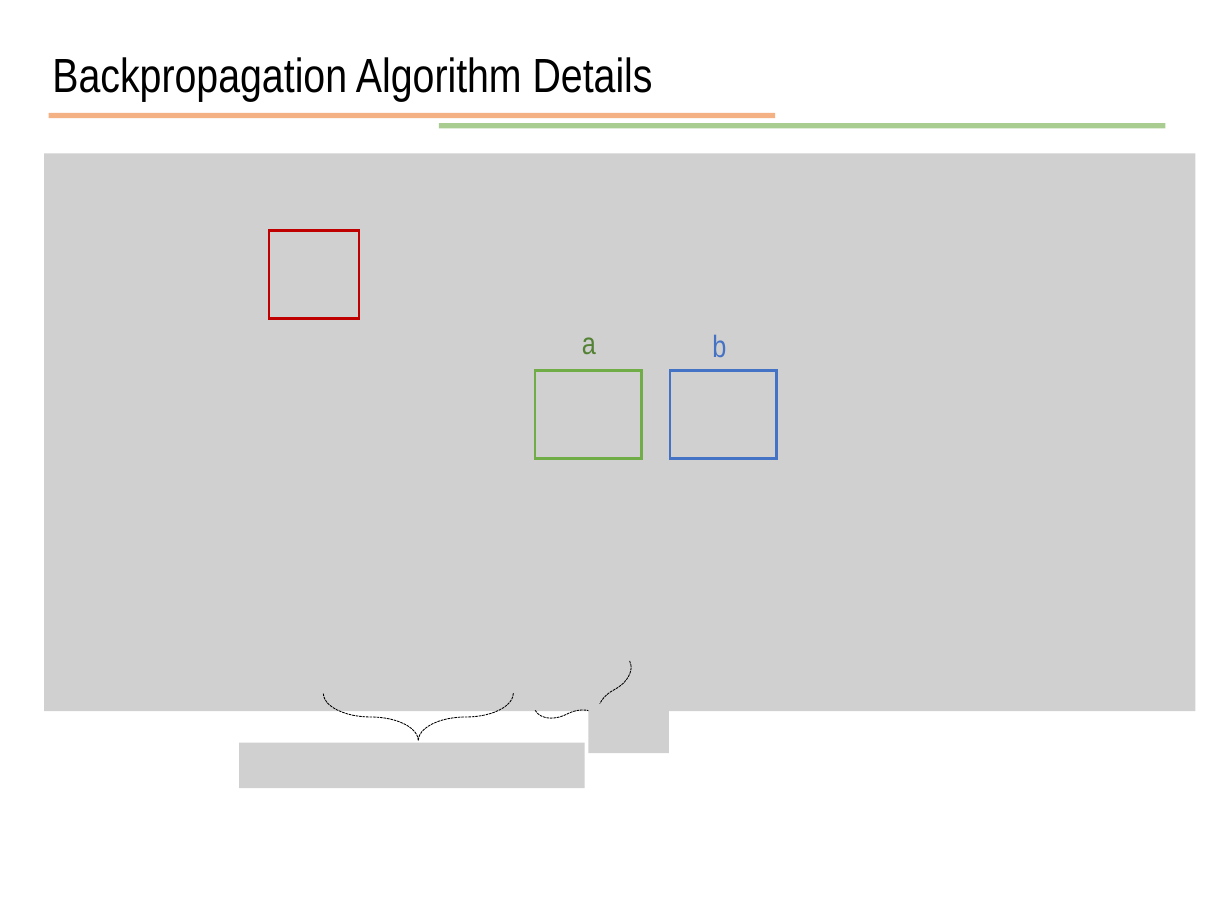
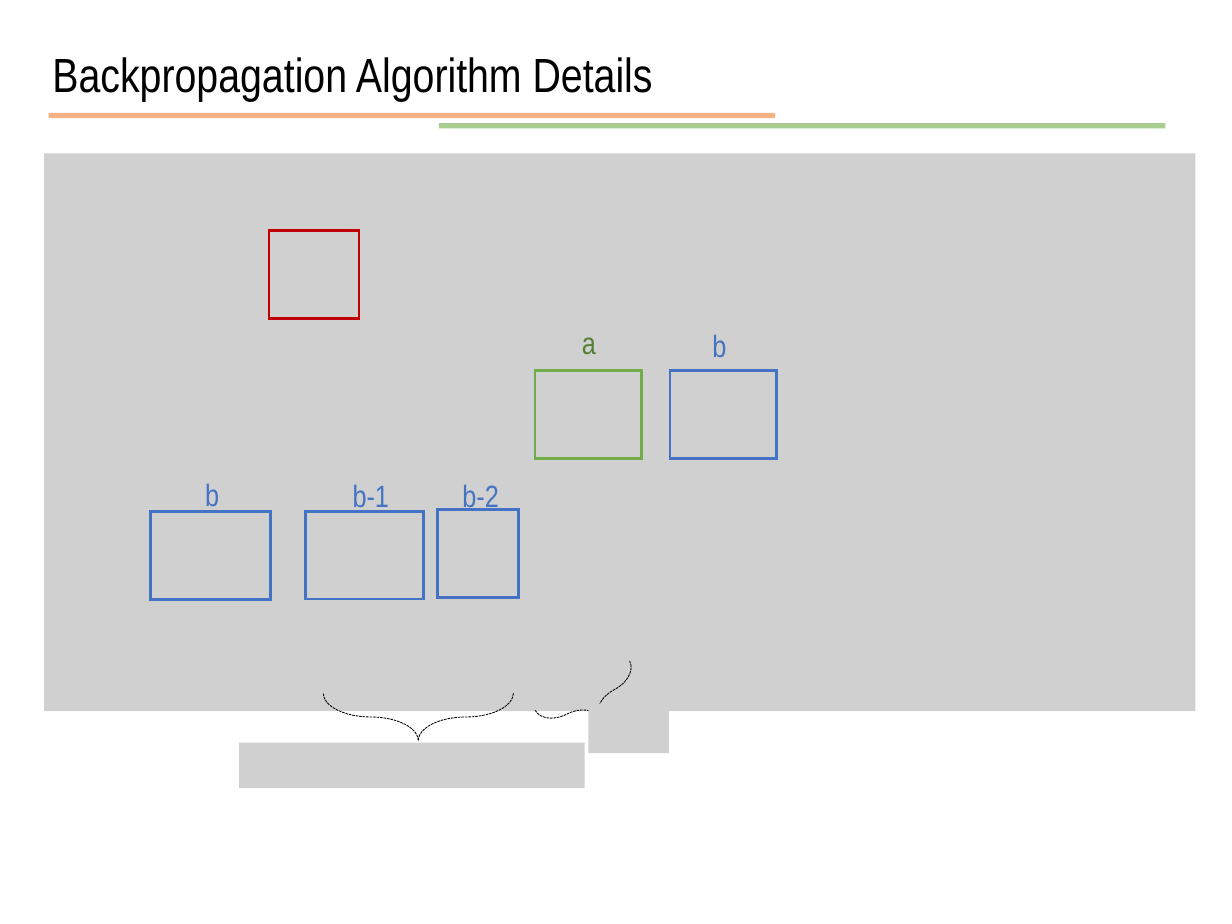
Before and after one commit to JunetaeKim/DeepLearningClass, a slide deck: slide 32 of Week7/week7 Backpropagation Algorithm Details.pptx. Drawn at 1232x924 pixels with LibreOffice and Linux fonts; fonts in the diff are those of the drawing; grey boxes stand for pictures. Boxes give left, top, right and bottom in pixels: in the first picture for what was removed or moved away, otherwise in the second. Text is boxed around its words. In the diff, an @@ line names an element or a change of style, - is before the commit and + after.

```diff
--- a/Week7/week7 Backpropagation Algorithm Details.pptx
+++ b/Week7/week7 Backpropagation Algorithm Details.pptx
@@ text added at bbox=[205, 483, 219, 512], 18 pt, text #4472C4 @@
+b
@@ text added at bbox=[353, 484, 389, 513], 18 pt, text #4472C4 @@
+b-1
@@ text added at bbox=[462, 484, 498, 511], 18 pt, text #4472C4 @@
+b-2
@@ rectangle added at bbox=[150, 511, 271, 599], outline #4472C4 1.5 pt @@
@@ rectangle added at bbox=[306, 511, 424, 599], outline #4472C4 1.5 pt @@
@@ rectangle added at bbox=[437, 510, 519, 598], outline #4472C4 1.5 pt @@
```
Also in this commit, not shown: 13 other slides changed, 1 slide added, 1 other file.
